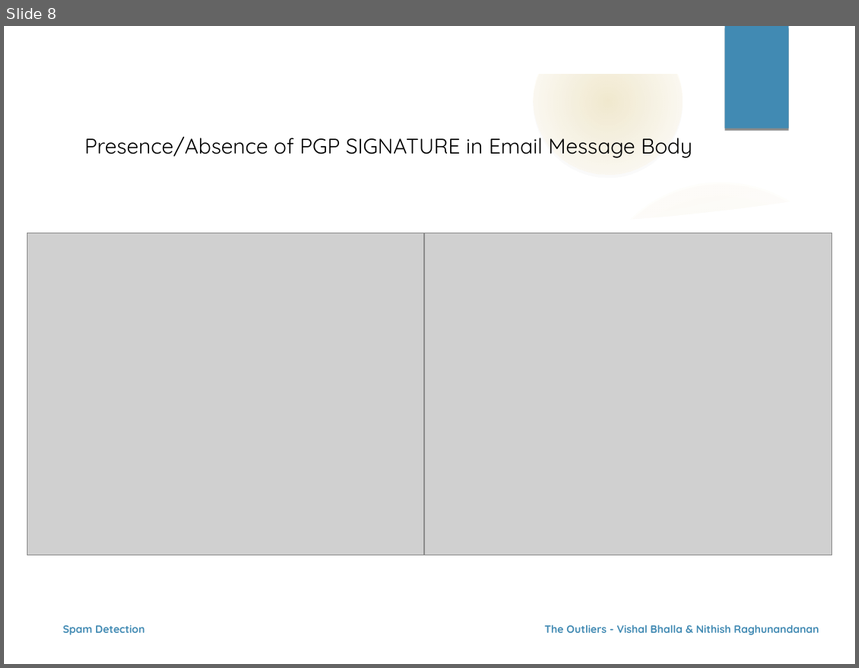
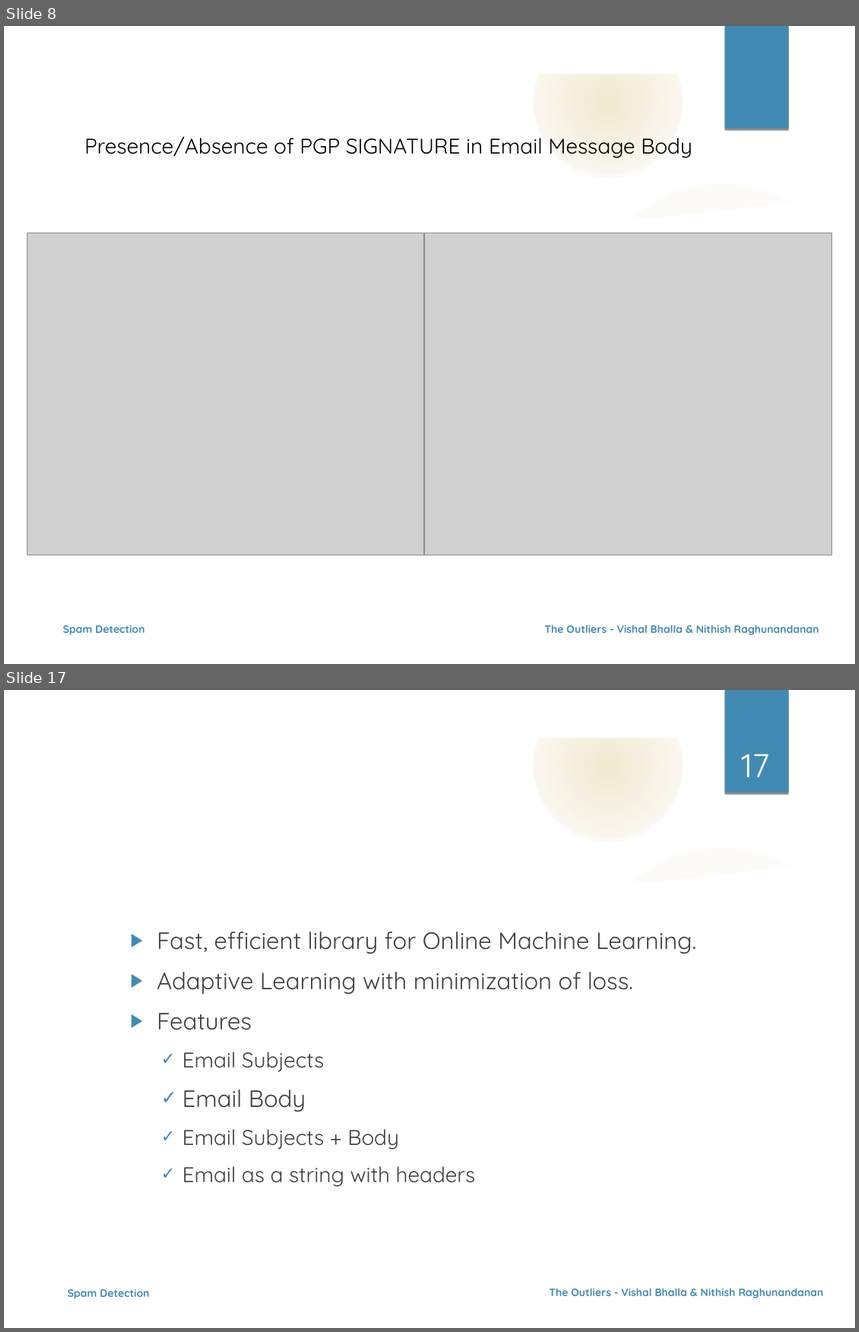
Before and after one commit to nehgu/Anomaly-Detection, a slide deck: Challenges/Spam Filtering Challenge 4/Ppt - Spam Detection Challenge-4.odp. Shown one above the other, each under a label of ours: slide 8 before the commit, slides 8 and 17 after it; the slides between them are not shown. The pictures are 859x668 and 859x1332 pixels, drawn with LibreOffice and Linux fonts; fonts in the diff are those of the drawing; grey boxes stand for pictures; background and template pictures are left out. Boxes give left, top, right and bottom in pixels: in the first picture for what was removed or moved away, otherwise in the second. Text is boxed around its words. In the diff, an @@ line names an element or a change of style, - is before the commit and + after.

```diff
--- a/Challenges/Spam Filtering Challenge 4/Ppt - Spam Detection Challenge-4.odp
+++ b/Challenges/Spam Filtering Challenge 4/Ppt - Spam Detection Challenge-4.odp
@@ slide 17 added at (4, 690, 855, 1328), background picture (left out); not listed: 9 template elements that a slide beside it also shows @@
@@ page number added at (741, 754, 769, 777), 28 pt, text #FFFFFF @@
+17
@@ title added at (85, 776, 676, 842), 32 pt, text #FFFFFF @@
+Vowpal Wabbit
@@ text added at (157, 932, 696, 1187), 20 pt, text #404040 @@
+  ▶ Fast, efficient library for Online Machine Learning.
+  ▶ Adaptive Learning with minimization of loss.
+  ▶ Features
+    ✓ Email Subjects
+    ✓ Email Body
+    ✓ Email Subjects + Body
+    ✓ Email as a string with headers
@@ text added at (68, 1290, 149, 1300), 9 pt, text #418AB3, bold @@
+Spam Detection
@@ text added at (549, 1288, 824, 1299), 9 pt, text #418AB3, bold @@
+The Outliers - Vishal Bhalla & Nithish Raghunandanan
```
Also in this commit, not shown: 10 slides changed, 3 other slides added, 1 slide removed.
